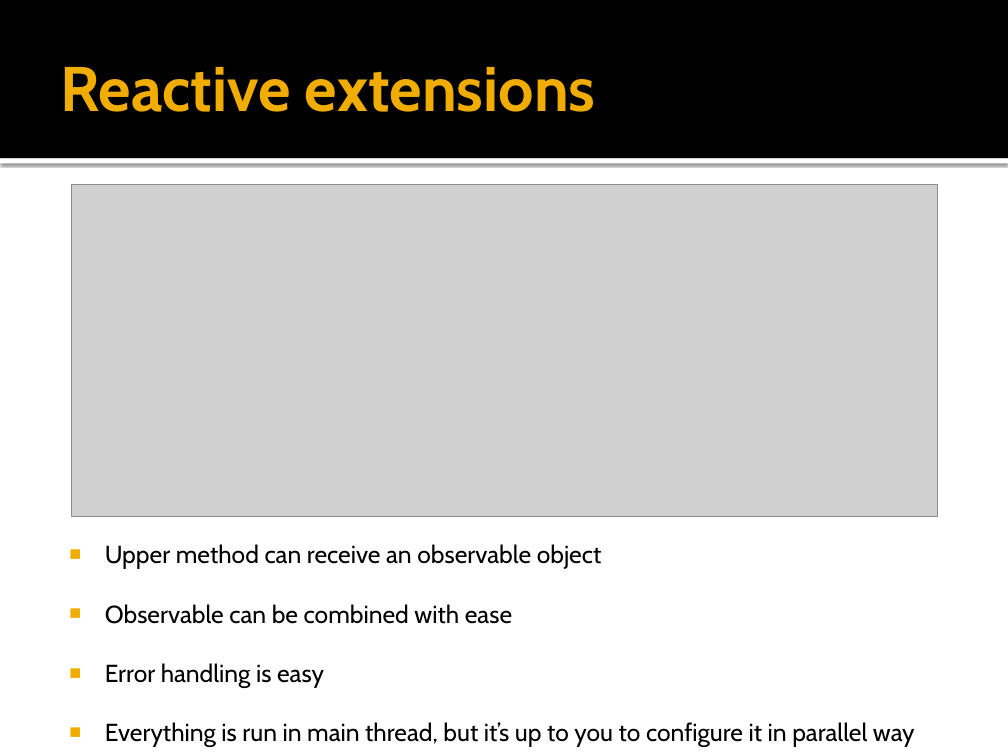
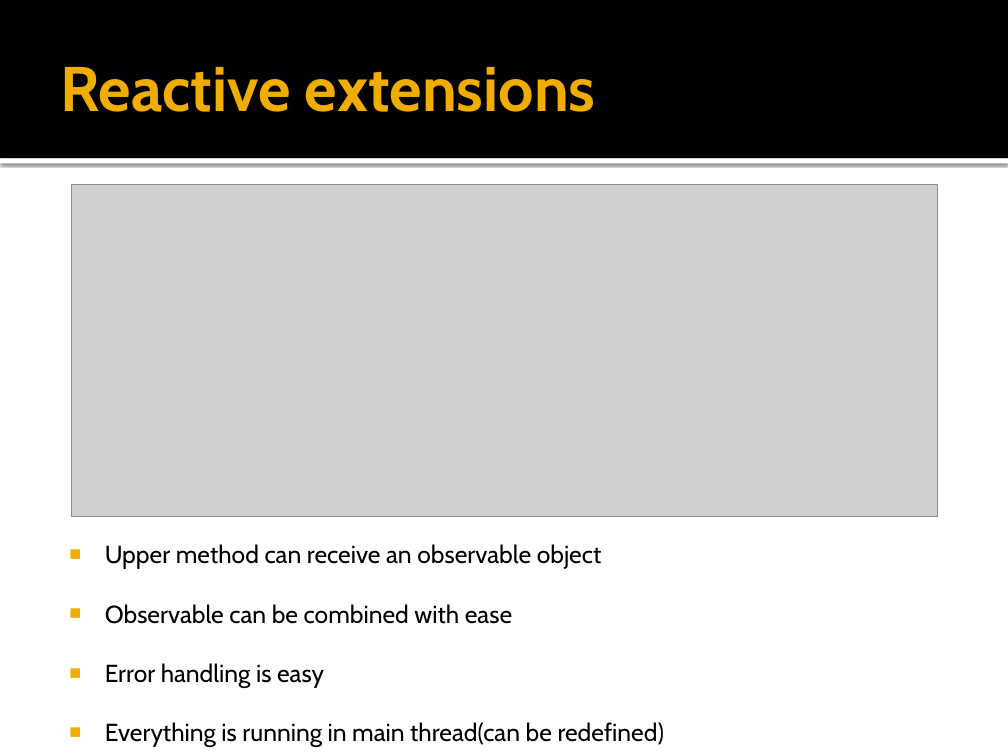
Before and after one commit to victorbartel/workshop-rxjava, a slide deck: slide 7 of slides/Async with rxJava.pptx. Drawn at 1008x756 pixels with LibreOffice and Linux fonts; fonts in the diff are those of the drawing; grey boxes stand for pictures. Boxes give left, top, right and bottom in pixels: in the first picture for what was removed or moved away, otherwise in the second. Text is boxed around its words. In the diff, an @@ line names an element or a change of style, - is before the commit and + after.

```diff
--- a/slides/Async with rxJava.pptx
+++ b/slides/Async with rxJava.pptx
@@ text at (x1=105, y1=722, x2=664, y2=747): text changed @@
-■ Everything is run in main thread, but it’s up to you to configure it in parallel way
+■ Everything is running in main thread(can be redefined)
```
Also in this commit, not shown: 2 other slides changed, 1 other file.
